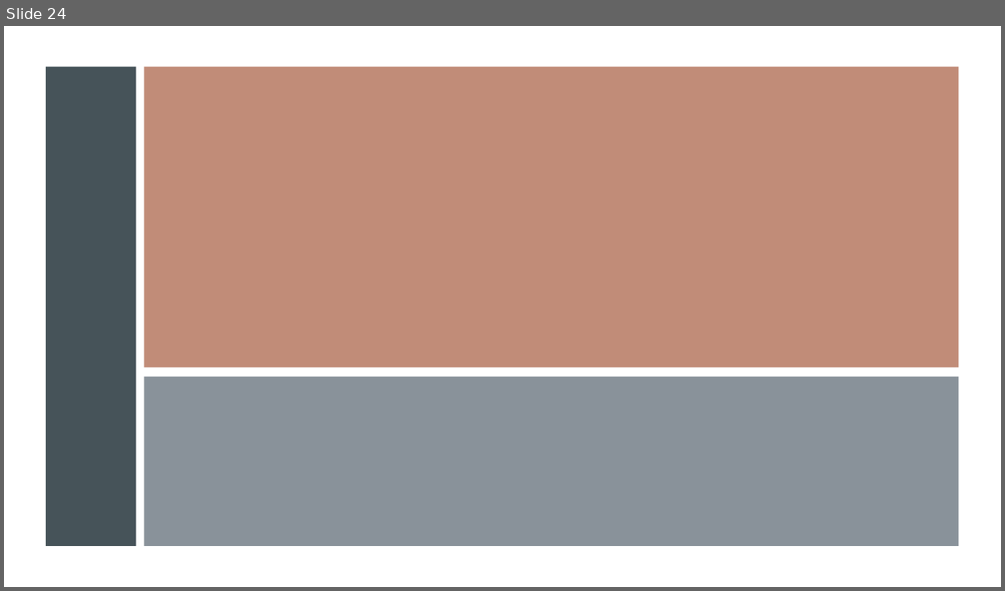
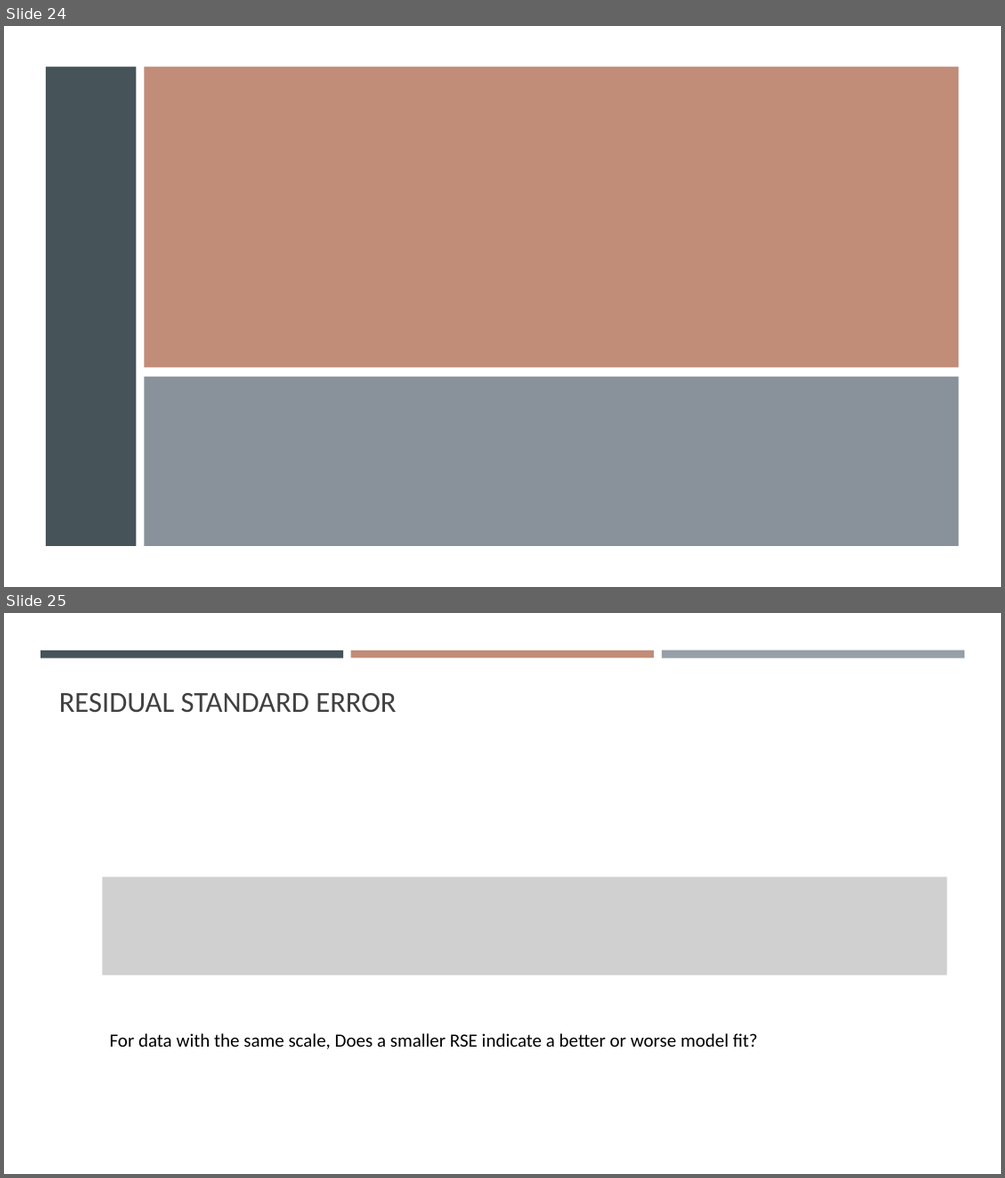
Before and after one commit to gisynw/geog-247, a slide deck: docs/Lectures/Week04/Week04_BivariateRegression.pptx. Shown one above the other, each under a label of ours: slide 24 before the commit, slides 24 and 25 after it. The pictures are 1005x591 and 1005x1178 pixels, drawn with LibreOffice and Linux fonts; fonts in the diff are those of the drawing; grey boxes stand for pictures. Boxes give left, top, right and bottom in pixels: in the first picture for what was removed or moved away, otherwise in the second. Text is boxed around its words. In the diff, an @@ line names an element or a change of style, - is before the commit and + after.

```diff
--- a/docs/Lectures/Week04/Week04_BivariateRegression.pptx
+++ b/docs/Lectures/Week04/Week04_BivariateRegression.pptx
@@ slide 25 added at bbox=[4, 613, 1001, 1174], background #FFFFFF @@
@@ rectangle added at bbox=[40, 650, 343, 657], fill #465359 @@
@@ rectangle added at bbox=[351, 650, 654, 657], fill #C18C78 @@
@@ rectangle added at bbox=[662, 650, 964, 658], fill #969FA7 @@
@@ title added at bbox=[59, 693, 396, 712], 28 pt, text #404040 @@
+RESIDUAL STANDARD ERROR
@@ picture added at bbox=[102, 877, 947, 975] @@
@@ text added at bbox=[110, 1033, 758, 1049], 18 pt, text #000000 @@
+For data with the same scale, Does a smaller RSE indicate a better or worse model fit?
```
Also in this commit, not shown: 7 slides changed, 3 other slides added, 9 slides removed, 10 other files.
